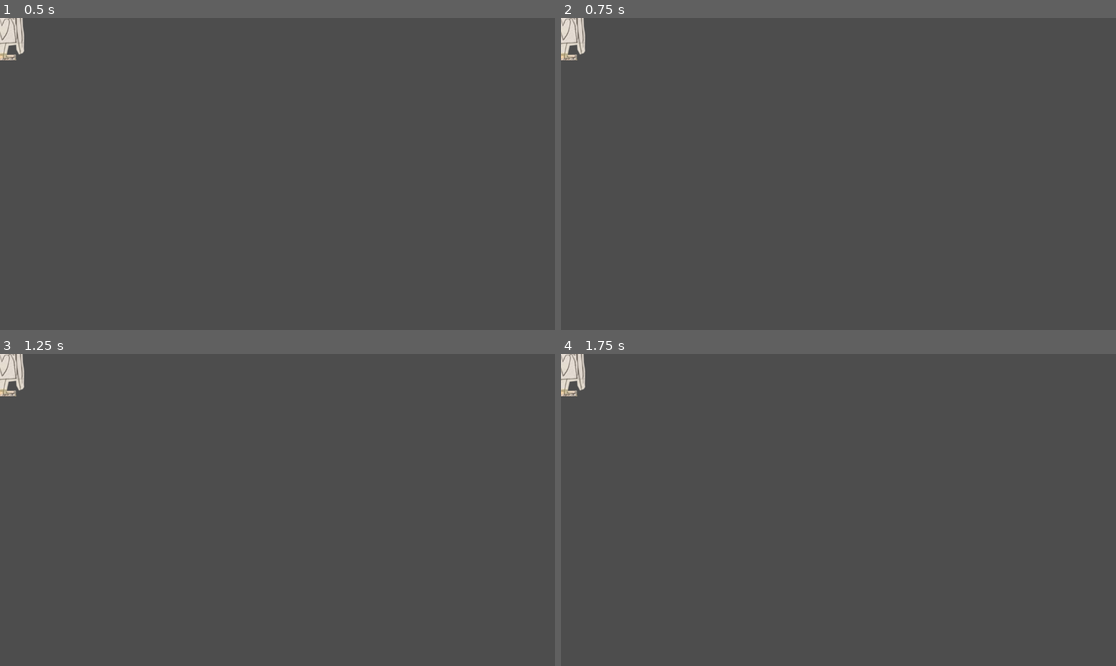
Above: before the commit, frames 1-4 (two rows, left to right).
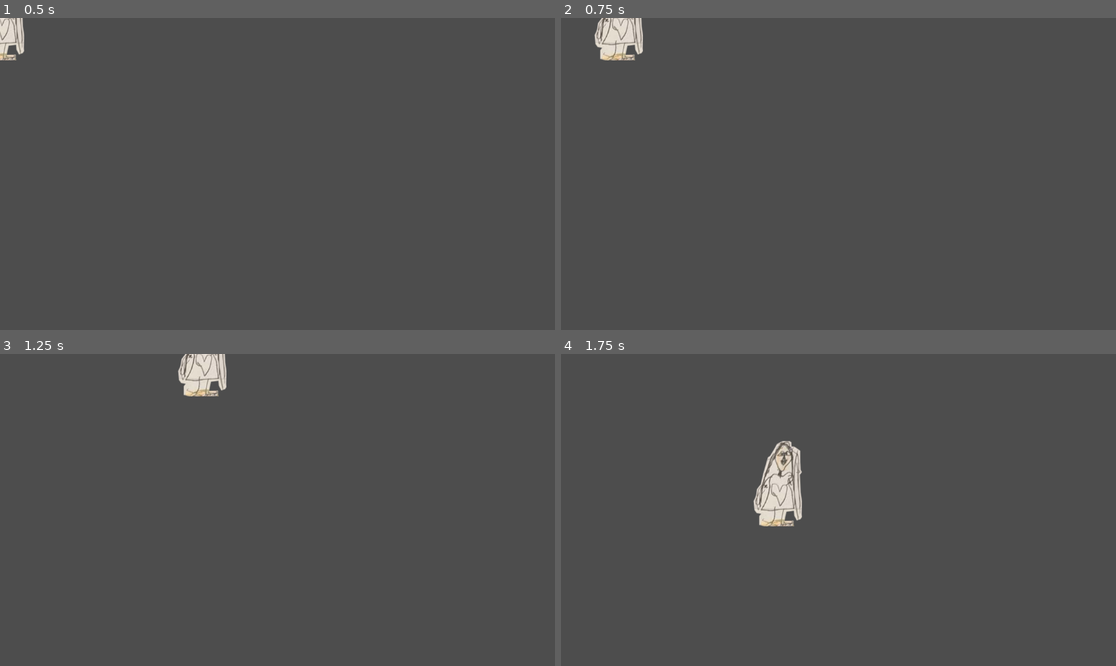
Above: after the commit, the same moments.

Repository: wjt/mrs-love-and-mr-big
Game: Godot game, scene res://characters/mrs-love/mrs_love.tscn
The game is run twice, just before and just after one commit, with the same random seed, the same clock (stepped at 60 frames per second) and the same inputs. The project has no main scene, so this scene is started directly.
Inputs:
- Up to frame 1 (0.5 s): no input
- Up to frame 2 (0.75 s): tap Enter at 0.5 s; hold Right (right, bound only after the commit) from 0.53 s (still down)
- Up to frame 3 (1.25 s): keep holding Right (right, bound only after the commit)
- Up to frame 4 (1.75 s): release Right (right, bound only after the commit) at 1.28 s; hold Down (down, bound only after the commit) from 1.28 s (still down)

Frame 1 is identical in both runs. In frame 2, 1.5% of the frame differs, in the area x 0-15%, y 0-14%; in frame 3, 1.5%; in frame 4, 2.3%, in the area x 0-44%, y 0-56%.

Commit message:
Add motion

Diff:
--- /dev/null
+++ b/characters/mrs-love/mrs_love.gd
@@ -0,0 +1,4 @@
+extends CharacterBody2D
+
+func _physics_process(delta: float) -> void:
+	position += Input.get_vector("left", "right", "up", "down") * 10
--- a/characters/mrs-love/mrs_love.tscn
+++ b/characters/mrs-love/mrs_love.tscn
@@ -1,6 +1,7 @@
-[gd_scene load_steps=3 format=3 uid="uid://b2hi3poum74ge"]
+[gd_scene load_steps=4 format=3 uid="uid://b2hi3poum74ge"]
 
 [ext_resource type="Texture2D" uid="uid://cx0ngjwxo84ap" path="res://characters/mrs-love/mrs-love-bad-scan.png" id="1_l46sa"]
+[ext_resource type="Script" path="res://characters/mrs-love/mrs_love.gd" id="1_t1qj6"]
 
 [sub_resource type="CapsuleShape2D" id="CapsuleShape2D_3qfit"]
 radius = 50.0
@@ -8,6 +9,7 @@
 
 [node name="MrsLove" type="CharacterBody2D"]
 motion_mode = 1
+script = ExtResource("1_t1qj6")
 
 [node name="Sprite2D" type="Sprite2D" parent="."]
 texture = ExtResource("1_l46sa")
--- a/project.godot
+++ b/project.godot
@@ -11,8 +11,32 @@
 [application]
 
 config/name="Mrs Love and Mr Big"
+run/main_scene="res://main.tscn"
 config/features=PackedStringArray("4.3", "GL Compatibility")
 config/icon="res://icon.svg"
+
+[input]
+
+up={
+"deadzone": 0.5,
+"events": [Object(InputEventKey,"resource_local_to_scene":false,"resource_name":"","device":-1,"window_id":0,"alt_pressed":false,"shift_pressed":false,"ctrl_pressed":false,"meta_pressed":false,"pressed":false,"keycode":0,"physical_keycode":4194320,"key_label":0,"unicode":0,"location":0,"echo":false,"script":null)
+]
+}
+down={
+"deadzone": 0.5,
+"events": [Object(InputEventKey,"resource_local_to_scene":false,"resource_name":"","device":-1,"window_id":0,"alt_pressed":false,"shift_pressed":false,"ctrl_pressed":false,"meta_pressed":false,"pressed":false,"keycode":0,"physical_keycode":4194322,"key_label":0,"unicode":0,"location":0,"echo":false,"script":null)
+]
+}
+left={
+"deadzone": 0.5,
+"events": [Object(InputEventKey,"resource_local_to_scene":false,"resource_name":"","device":-1,"window_id":0,"alt_pressed":false,"shift_pressed":false,"ctrl_pressed":false,"meta_pressed":false,"pressed":false,"keycode":0,"physical_keycode":4194319,"key_label":0,"unicode":0,"location":0,"echo":false,"script":null)
+]
+}
+right={
+"deadzone": 0.5,
+"events": [Object(InputEventKey,"resource_local_to_scene":false,"resource_name":"","device":-1,"window_id":0,"alt_pressed":false,"shift_pressed":false,"ctrl_pressed":false,"meta_pressed":false,"pressed":false,"keycode":0,"physical_keycode":4194321,"key_label":0,"unicode":0,"location":0,"echo":false,"script":null)
+]
+}
 
 [rendering]
 
